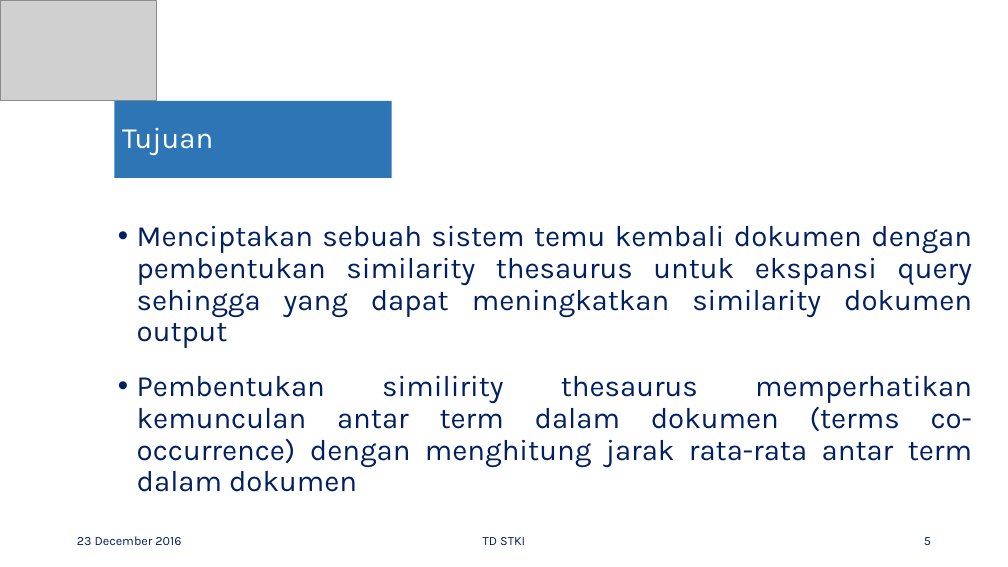
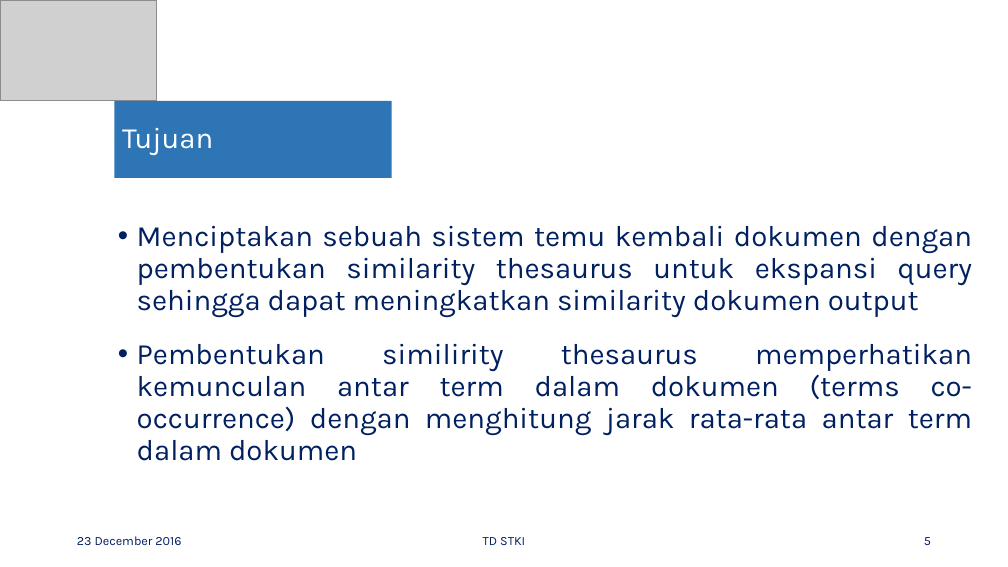
Before and after one commit to mustofa27/stki, a slide deck: slide 5 of Presentasi_Tugas_3 - final.pptx. Drawn at 1008x567 pixels with LibreOffice and Linux fonts; fonts in the diff are those of the drawing; grey boxes stand for pictures. Boxes give left, top, right and bottom in pixels: in the first picture for what was removed or moved away, otherwise in the second. Text is boxed around its words. In the diff, an @@ line names an element or a change of style, - is before the commit and + after.

```diff
--- a/Presentasi_Tugas_3 - final.pptx
+++ b/Presentasi_Tugas_3 - final.pptx
@@ text at [137, 225, 972, 317]: text changed @@
-• Menciptakan sebuah sistem temu kembali dokumen dengan pembentukan similarity thesaurus untuk ekspansi query sehingga yang dapat meningkatkan similarity dokumen output
+• Menciptakan sebuah sistem temu kembali dokumen dengan pembentukan similarity thesaurus untuk ekspansi query sehingga dapat meningkatkan similarity dokumen output
```
Also in this commit, not shown: 1 slide removed.
